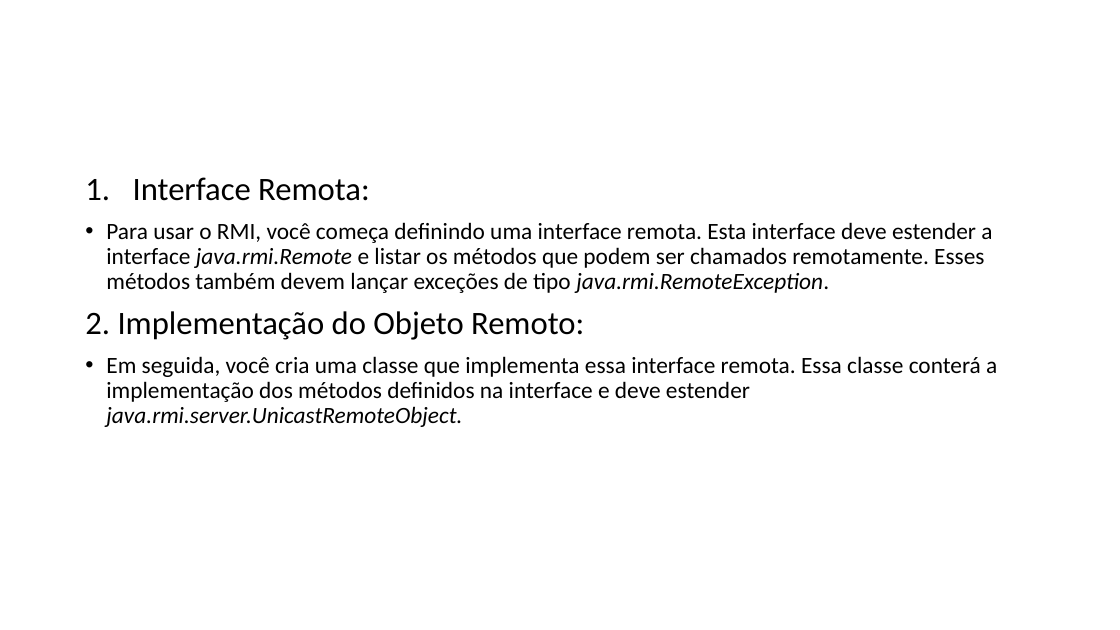
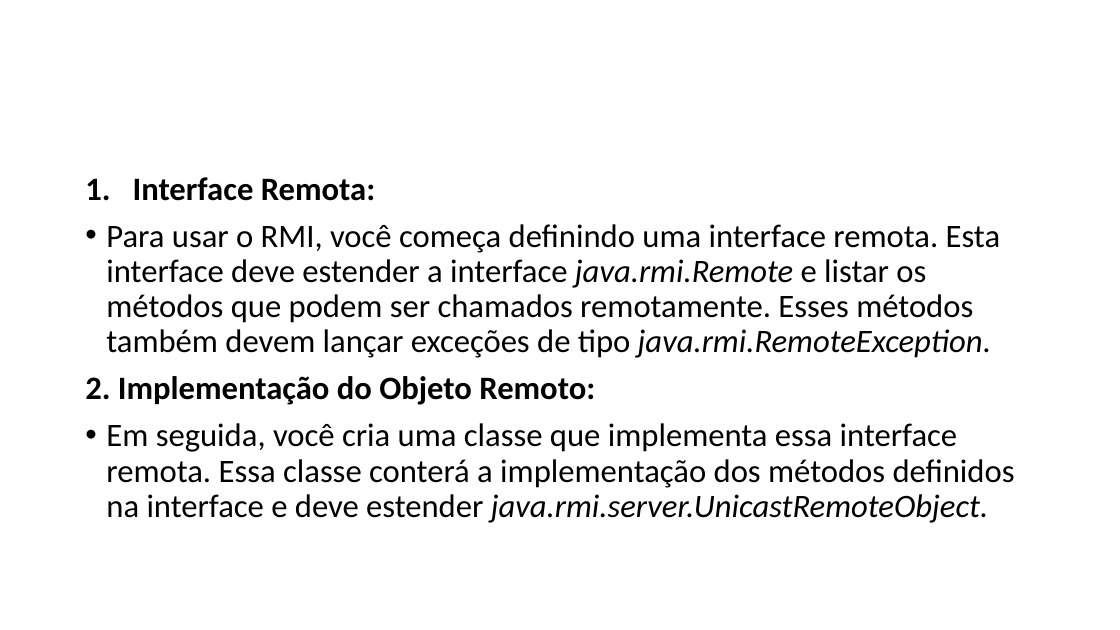
Before and after one commit to NocctisCaelus/PoC_Kaka, a slide deck: slide 4 of Apresentação.pptx. Drawn at 1120x630 pixels with LibreOffice and Linux fonts; fonts in the diff are those of the drawing. Boxes give left, top, right and bottom in pixels: in the first picture for what was removed or moved away, otherwise in the second. Text is boxed around its words. In the diff, an @@ line names an element or a change of style, - is before the commit and + after.

```diff
--- a/Apresentação.pptx
+++ b/Apresentação.pptx
@@ text "Interface Remota:" at (85,177,1015,523): bold on in "Interface Remota:", "2. Implementação do Objeto Remoto:"; size 20 to 28 pt in "Para usar o RMI, você começa definindo ...", "Em seguida, você cria uma classe que ..." @@
```
Also in this commit, not shown: 7 other slides changed, 4 slides added, 4 slides removed.
